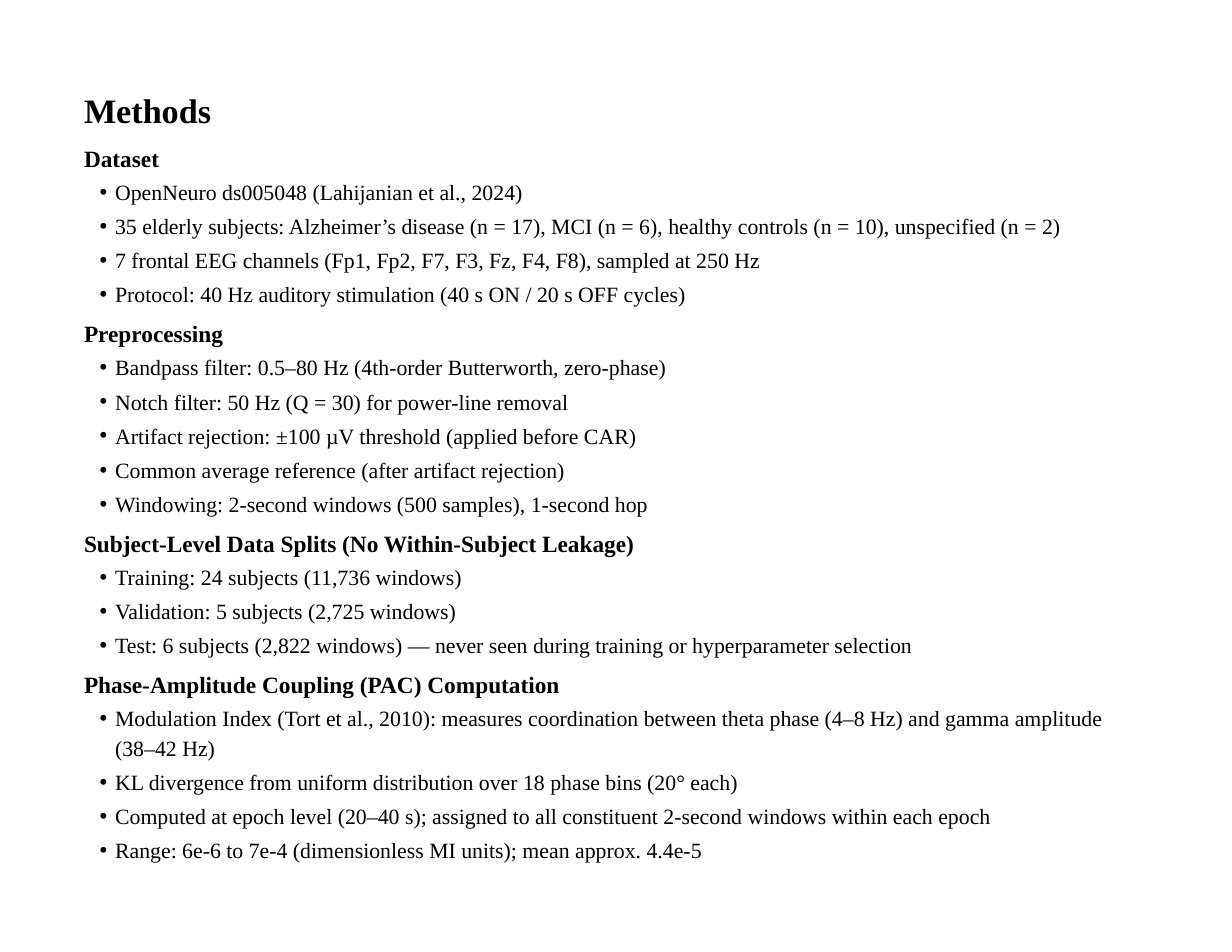
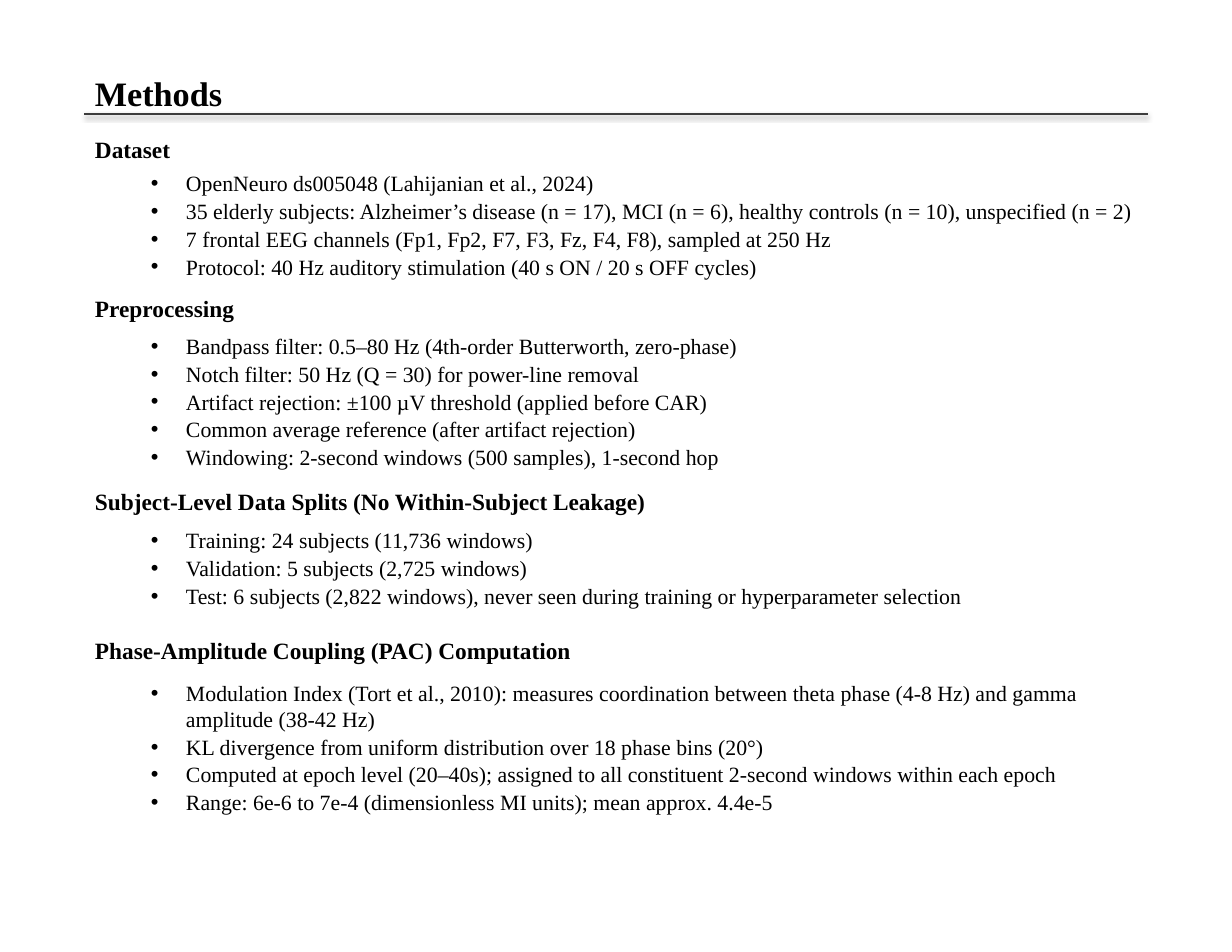
Before and after one commit to amaar-mc/closedloop-40hz-entrainment, a slide deck: slide 4 of CSEF/Presentation/CSEF_2026_Presentation.pptx. Drawn at 1232x952 pixels with LibreOffice and Linux fonts; fonts in the diff are those of the drawing. Boxes give left, top, right and bottom in pixels: in the first picture for what was removed or moved away, otherwise in the second. Text is boxed around its words. In the diff, an @@ line names an element or a change of style, - is before the commit and + after.

Commit message:
docs(csef): update presentation to final submitted version
Final 13-page presentation submitted to CSEF portal. Includes corrected
Jiao (2025) reference, updated closing sentence, trimmed discussion and
conclusions pages, and 91% oracle targeting gap clarification.

```diff
--- a/CSEF/Presentation/CSEF_2026_Presentation.pptx
+++ b/CSEF/Presentation/CSEF_2026_Presentation.pptx
@@ text "Methods": place and size @@
-text "Methods" at box(84, 99, 211, 124)
+text "Methods" at box(95, 82, 222, 107)
@@ line added from (84, 114) to (1148, 114), #3C3C3C 1 pt @@
@@ text "Dataset": place and size @@
-text "Dataset" at box(84, 151, 159, 168)
+text "Dataset" at box(95, 142, 170, 159)
@@ text "OpenNeuro ds005048 (Lahijanian et al., ...": place and size @@
-text "OpenNeuro ds005048 (Lahijanian et al., ..." at box(115, 185, 1060, 307)
+text "OpenNeuro ds005048 (Lahijanian et al., ..." at box(186, 176, 1131, 280)
@@ text "OpenNeuro ds005048 (Lahijanian et al., ..." at box(186, 176, 1131, 280): indent changed; line spacing 18.9pt to 1; less space between paragraphs @@
@@ text "Preprocessing": place and size @@
-text "Preprocessing" at box(84, 326, 223, 347)
+text "Preprocessing" at box(95, 301, 234, 322)
@@ text "Bandpass filter: 0.5–80 Hz (4th-order ..." at box(186, 338, 737, 470): indent changed; line spacing 18.9pt to 1; less space between paragraphs @@
@@ text "Bandpass filter: 0.5–80 Hz (4th-order ...": place and size @@
-text "Bandpass filter: 0.5–80 Hz (4th-order ..." at box(115, 359, 666, 517)
+text "Bandpass filter: 0.5–80 Hz (4th-order ..." at box(186, 338, 737, 470)
@@ less space between paragraphs in 5 elements at box(95, 82, 222, 107), box(95, 142, 170, 159), box(95, 301, 234, 322), box(95, 642, 570, 664), box(95, 493, 645, 515) @@
@@ text "Subject-Level Data Splits (No Within-Subject ...": place and size @@
-text "Subject-Level Data Splits (No Within-Subject ..." at box(84, 535, 634, 557)
+text "Subject-Level Data Splits (No Within-Subject ..." at box(95, 493, 645, 515)
@@ text "Training: 24 subjects (11,736 windows)": place and size @@
-text "Training: 24 subjects (11,736 windows)" at box(115, 570, 911, 658)
+text "Training: 24 subjects (11,736 windows)" at box(186, 533, 961, 609)
@@ text at box(186, 533, 533, 581): indent changed; line spacing 18.9pt to 1; less space between paragraphs @@
@@ text at box(186, 589, 961, 609): text changed @@
-• Test: 6 subjects (2,822 windows) — never seen during training or hyperparameter selection
+• Test: 6 subjects (2,822 windows), never seen during training or hyperparameter selection
@@ text "Phase-Amplitude Coupling (PAC) Computation": place and size @@
-text "Phase-Amplitude Coupling (PAC) Computation" at box(84, 676, 559, 698)
+text "Phase-Amplitude Coupling (PAC) Computation" at box(95, 642, 570, 664)
@@ text "Modulation Index (Tort et al., ...": place and size @@
-text "Modulation Index (Tort et al., ..." at box(115, 711, 1102, 863)
+text "Modulation Index (Tort et al., ..." at box(186, 686, 1076, 815)
@@ text at box(186, 686, 1076, 787): text changed @@
-• Modulation Index (Tort et al., 2010): measures coordination between theta phase (4–8 Hz) and gamma amplitude (38–42 Hz)
-• KL divergence from uniform distribution over 18 phase bins (20° each)
-• Computed at epoch level (20–40 s); assigned to all constituent 2-second windows within each epoch
+• Modulation Index (Tort et al., 2010): measures coordination between theta phase (4-8 Hz) and gamma amplitude (38-42 Hz)
+• KL divergence from uniform distribution over 18 phase bins (20°)
+• Computed at epoch level (20–40s); assigned to all constituent 2-second windows within each epoch
@@ text at box(186, 795, 772, 815): indent changed; line spacing 18.9pt to 1; less space between paragraphs @@
```
Also in this commit, not shown: 11 other slides changed, 1 slide added, 1 other file.
